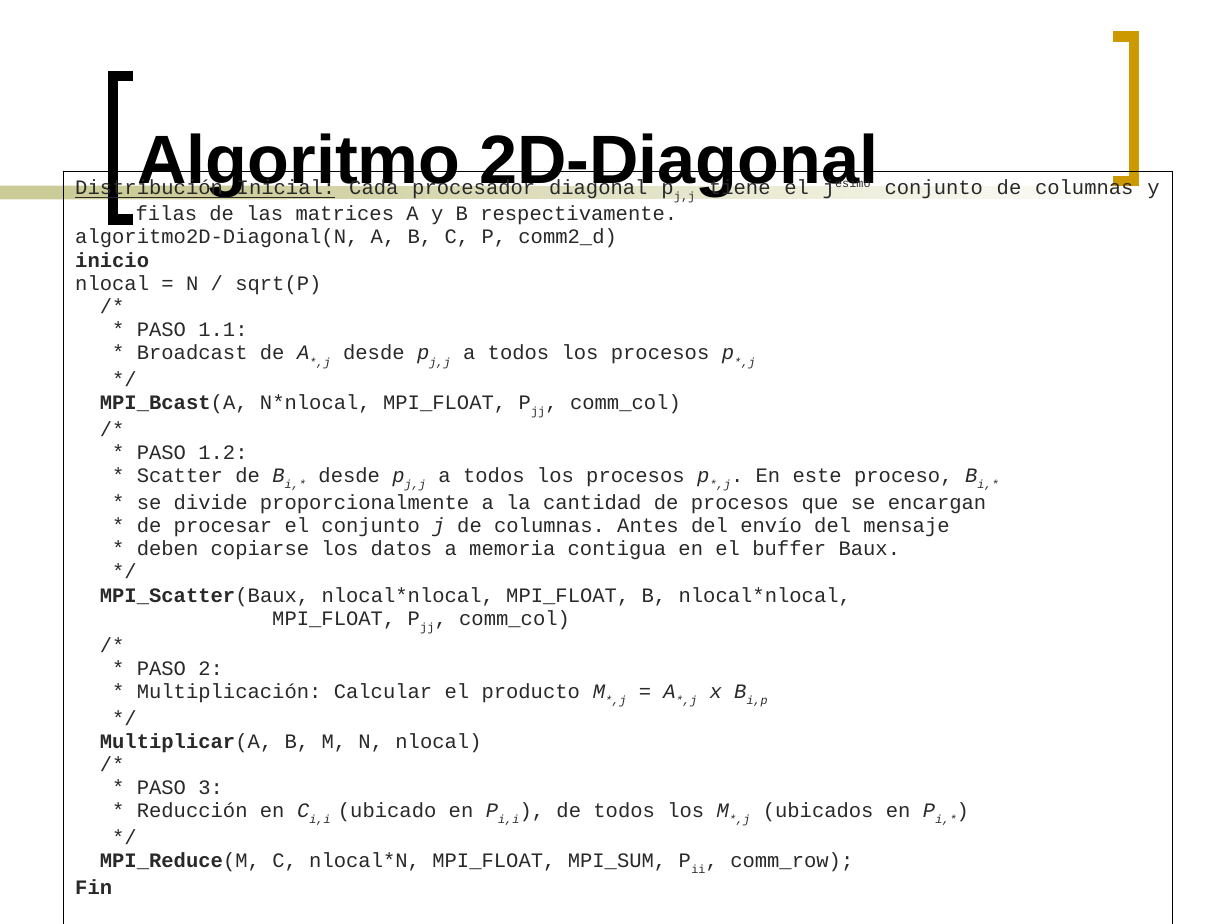
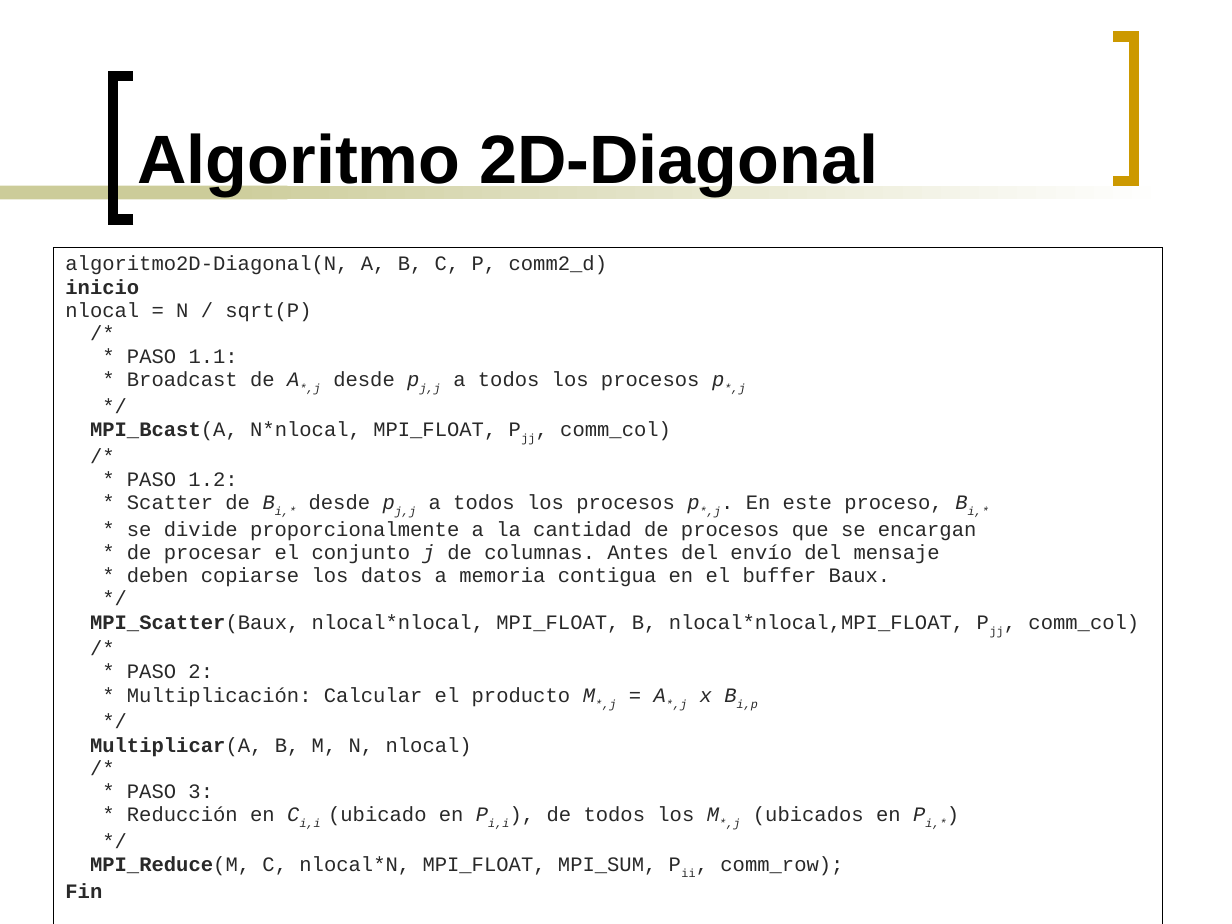
Before and after one commit to ghuttemann/multimat2, a slide deck: slide 12 of mpi/docs/Presentacion-Multimat-MPI.ppt. Drawn at 1232x924 pixels with LibreOffice and Linux fonts; fonts in the diff are those of the drawing. Boxes give left, top, right and bottom in pixels: in the first picture for what was removed or moved away, otherwise in the second. Text is boxed around its words. In the diff, an @@ line names an element or a change of style, - is before the commit and + after.

```diff
--- a/mpi/docs/Presentacion-Multimat-MPI.ppt
+++ b/mpi/docs/Presentacion-Multimat-MPI.ppt
@@ table at bbox=[53, 248, 1162, 924] @@
-row 1, column 1: Distribución Inicial: Cada procesador diagonal pj,j tiene el jesimo conjunto de columnas y filas de las matrices A y B respectivamente. / algoritmo2D-Diagonal(N, A, B, C, P, comm2_d) / inicio / nlocal = N / sqrt(P) / /* / * PASO 1.1: / * Broadcast de A*,j desde pj,j a todos los procesos p*,j / */ / MPI_Bcast(A, N*nlocal, MPI_FLOAT, Pjj, comm_col) / /* / * PASO 1.2: / * Scatter de Bi,* desde pj,j a todos los procesos p*,j. En este proceso, Bi,* / * se divide proporcionalmente a la cantidad de procesos que se encargan / * de procesar el conjunto j de columnas. Antes del envío del mensaje / * deben copiarse los datos a memoria contigua en el buffer Baux. / */ / MPI_Scatter(Baux, nlocal*nlocal, MPI_FLOAT, B, nlocal*nlocal, / MPI_FLOAT, Pjj, comm_col) / /* / * PASO 2: / * Multiplicación: Calcular el producto M*,j = A*,j x Bi,p / */ / Multiplicar(A, B, M, N, nlocal) / /* / * PASO 3: / * Reducción en Ci,i (ubicado en Pi,i), de todos los M*,j (ubicados en Pi,*) / */ / MPI_Reduce(M, C, nlocal*N, MPI_FLOAT, MPI_SUM, Pii, comm_row); / Fin
+row 1, column 1: algoritmo2D-Diagonal(N, A, B, C, P, comm2_d) / inicio / nlocal = N / sqrt(P) / /* / * PASO 1.1: / * Broadcast de A*,j desde pj,j a todos los procesos p*,j / */ / MPI_Bcast(A, N*nlocal, MPI_FLOAT, Pjj, comm_col) / /* / * PASO 1.2: / * Scatter de Bi,* desde pj,j a todos los procesos p*,j. En este proceso, Bi,* / * se divide proporcionalmente a la cantidad de procesos que se encargan / * de procesar el conjunto j de columnas. Antes del envío del mensaje / * deben copiarse los datos a memoria contigua en el buffer Baux. / */ / MPI_Scatter(Baux, nlocal*nlocal, MPI_FLOAT, B, nlocal*nlocal,MPI_FLOAT, Pjj, comm_col) / /* / * PASO 2: / * Multiplicación: Calcular el producto M*,j = A*,j x Bi,p / */ / Multiplicar(A, B, M, N, nlocal) / /* / * PASO 3: / * Reducción en Ci,i (ubicado en Pi,i), de todos los M*,j (ubicados en Pi,*) / */ / MPI_Reduce(M, C, nlocal*N, MPI_FLOAT, MPI_SUM, Pii, comm_row); / Fin
@@ table: place and size @@
-table at bbox=[63, 171, 1172, 922]
+table at bbox=[53, 248, 1162, 924]
```
Also in this commit, not shown: 4 other slides changed.
